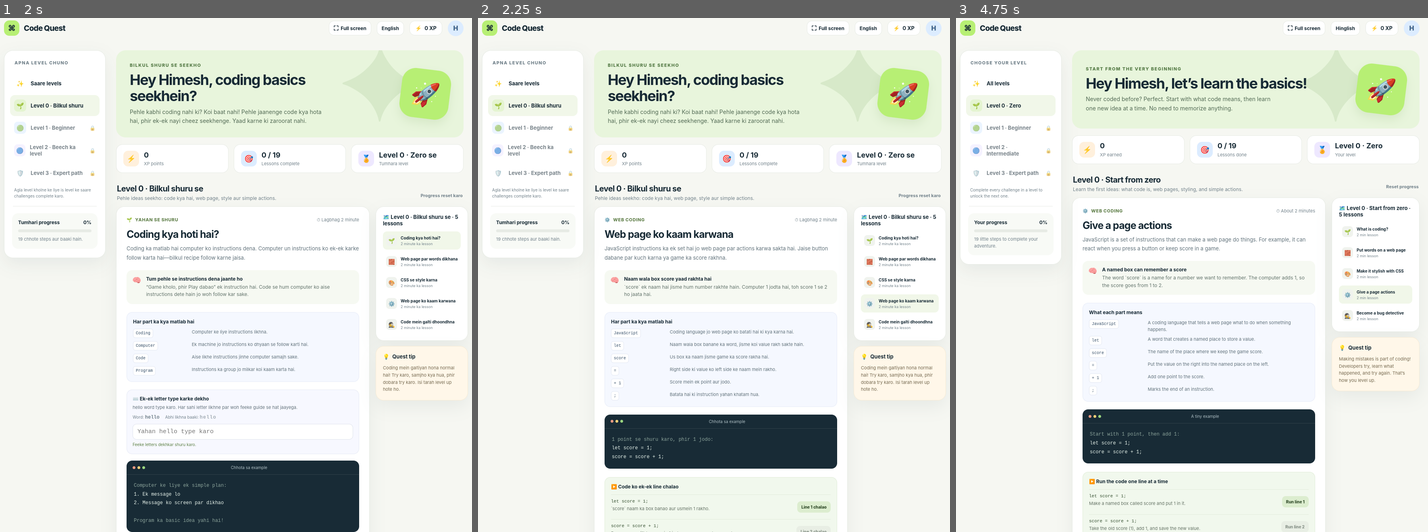
Above: before the commit, frames 1-3 (left to right).
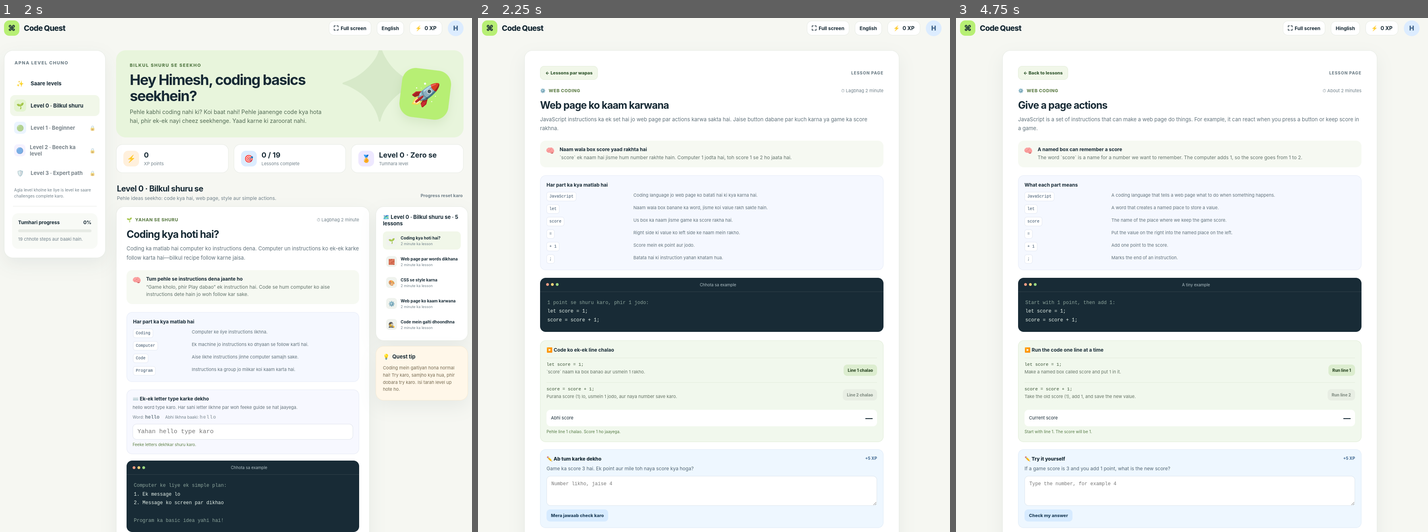
Above: after the commit, the same moments.

Repository: Powerhouse7/himesh-coding-game
Game: browser game, page index.html
Same seed, same stepped clock (60 frames per second), same inputs: the game is played once before the commit and once after it.
Inputs:
- Up to frame 1 (2 s): hold Down 1.03-1.3 s; tap Space at 1.1, 1.6 s; hold Up 1.35-1.65 s; hold Up 1.7-1.93 s; hold Down from 1.98 s (still down)
- Up to frame 2 (2.25 s): keep holding Down; click "⚙️ Web page ko kaam karwana 2…" at 2.02 s; tap Space at 2.1 s
- Up to frame 3 (4.75 s): release Down at 2.32 s; hold Down 2.37-2.63 s; tap Space every 0.5 s from 2.6 to 4.6 s; hold Up 2.68-2.98 s; hold Up 3.03-3.27 s; hold Down 3.32-3.65 s; hold Down 3.7-3.97 s; hold Up 4.02-4.32 s; hold Up 4.37-4.6 s; click "English" at 4.52 s; hold Down from 4.65 s (still down)

Frame 1 is identical in both runs. In frame 2, 30% of the frame differs, in the area x 2-100%, y 6-100%; in frame 3, 29%.

Commit message:
Open lessons in focused page views
Co-authored-by: Copilot App <223556219+Copilot@users.noreply.github.com>

Diff:
--- a/index.html
+++ b/index.html
@@ -89,6 +89,22 @@
     .lesson-layout { display: grid; grid-template-columns: minmax(0, 1fr) 218px; gap: 15px; align-items: start; }
     .lesson-card, .side-card { background: white; border: 1px solid var(--line); border-radius: 20px; box-shadow: var(--shadow); }
     .lesson-card { padding: 25px; }
+    .lesson-page-toolbar { display: none; align-items: center; justify-content: space-between; gap: 12px; margin-bottom: 20px; }
+    .lesson-back-button { padding: 9px 12px; color: #355a32; background: #f1f7e9; border: 1px solid #e2ecd8; border-radius: 10px; cursor: pointer; font-size: 11px; font-weight: 800; }
+    .lesson-back-button:hover { background: #e8f3dc; }
+    .lesson-page-label { color: var(--muted); font-size: 10px; font-weight: 800; letter-spacing: 1px; }
+    .app.lesson-page-mode .layout { grid-template-columns: minmax(0, 1fr); }
+    .app.lesson-page-mode .sidebar,
+    .app.lesson-page-mode .welcome,
+    .app.lesson-page-mode .stats,
+    .app.lesson-page-mode .section-heading,
+    .app.lesson-page-mode .side-column,
+    .app.lesson-page-mode .terminal-section,
+    .app.lesson-page-mode .bottom-note { display: none; }
+    .app.lesson-page-mode .main { width: 100%; max-width: 930px; margin: 0 auto; }
+    .app.lesson-page-mode .lesson-layout { display: block; }
+    .app.lesson-page-mode .lesson-card { padding: clamp(20px, 4vw, 38px); }
+    .app.lesson-page-mode .lesson-page-toolbar { display: flex; }
     .lesson-top { display: flex; justify-content: space-between; align-items: center; gap: 12px; margin-bottom: 14px; }
     .lesson-label { display: inline-flex; align-items: center; gap: 7px; color: #65834f; font-size: 11px; font-weight: 800; letter-spacing: .6px; text-transform: uppercase; }
     .lesson-time { color: var(--muted); font-size: 11px; }
@@ -1403,6 +1419,7 @@
         intermediateTitle: "Level 2 · Intermediate", intermediateDescription: "Bring ideas together with projects, lists, APIs, Git, and databases.",
         expertTitle: "Level 3 · Advanced: safe and ethical security", expertDescription: "Learn networks, permission, and defensive security. These are foundations; expertise takes time and practice. Practice only in a lab or on systems you own or have permission to test.",
         resetConfirm: "Start your learning adventure over? This clears saved XP and completed lessons, but keeps your notes.",
+        lessonPageLabel: "LESSON PAGE", backToLessons: "← Back to lessons",
         fullScreen: "Full screen", exitFullScreen: "Exit full screen", fullScreenHelp: "View full screen (or press F11)", exitFullScreenHelp: "Exit full screen (or press Esc)",
         fullScreenBlocked: "Full screen wasn’t available here. Press F11 to make your browser full screen."
       },
@@ -1476,6 +1493,7 @@
         intermediateTitle: "Level 2 · Beech ka level", intermediateDescription: "Projects, lists, APIs, Git aur databases seekho.",
         expertTitle: "Level 3 · Advanced: safe aur ethical security", expertDescription: "Network, permission aur protection seekho. Yeh shuruaat hai—expert banne ke liye kaafi practice chahiye. Practice sirf lab ya apne/permission wale system par karo.",
         resetConfirm: "Kya tum learning phir se shuru karna chahte ho? Saved XP aur completed lessons clear honge, notes nahi mitenge.",
+        lessonPageLabel: "LESSON PAGE", backToLessons: "← Lessons par wapas",
         fullScreen: "Full screen", exitFullScreen: "Full screen band karo", fullScreenHelp: "Full screen dekho (ya F11 dabao)", exitFullScreenHelp: "Full screen se niklo (ya Esc dabao)",
         fullScreenBlocked: "Yahan full screen nahi khul paayi. Browser ko full screen karne ke liye F11 dabao."
       }
@@ -1506,8 +1524,16 @@
     const levelOrder = ["zero", "beginner", "intermediate", "expert"];
     const saved = loadProgress();
     let language = loadLanguage();
-    let currentId = lessons.find((lesson) => !saved.completed.includes(lesson.id))?.id || lessons[0].id;
-    let activeLevel = lessons.find((lesson) => !saved.completed.includes(lesson.id))?.level || "all";
+    function getLessonRoute() {
+      const match = window.location.hash.match(/^#lesson\/([a-z0-9-]+)$/i);
+      return match ? lessons.find((lesson) => lesson.id === match[1]) || null : null;
+    }
+    const firstUnfinishedLesson = lessons.find((lesson) => !saved.completed.includes(lesson.id));
+    const requestedLesson = getLessonRoute();
+    const initialLesson = requestedLesson && isLevelUnlocked(requestedLesson.level) ? requestedLesson : null;
+    let currentId = initialLesson?.id || firstUnfinishedLesson?.id || lessons[0].id;
+    let activeLevel = initialLesson?.level || firstUnfinishedLesson?.level || "all";
+    let lessonPageOpen = Boolean(initialLesson);
     let answeredCorrectly = saved.completed.includes(currentId);
 
     function loadProgress() {
@@ -1597,7 +1623,12 @@
       const complete = saved.completed.includes(lesson.id);
       const practiceComplete = saved.practiceCompleted.includes(lesson.id);
       const ui = uiText[language];
+      document.title = lessonPageOpen ? `${text.title} — Code Quest` : "Code Quest — Learn by playing";
       document.getElementById("lesson-card").innerHTML = `
+        <div class="lesson-page-toolbar">
+          <button type="button" class="lesson-back-button" id="lesson-back-button">${ui.backToLessons}</button>
+          <span class="lesson-page-label">${ui.lessonPageLabel}</span>
+        </div>
         <div class="lesson-top">
           <span class="lesson-label"><span aria-hidden="true">${lesson.icon}</span> ${text.label}</span>
           <span class="lesson-time">${complete ? `✅ ${ui.lessonComplete}` : `⏱ ${ui.lessonTime}`}</span>
@@ -1675,6 +1706,7 @@
 
       const practiceInput = document.getElementById("practice-input");
       const notesInput = document.getElementById("lesson-notes");
+      document.getElementById("lesson-back-button").addEventListener("click", returnToLessons);
       practiceInput.value = typeof saved.practiceDrafts[lesson.id] === "string" ? saved.practiceDrafts[lesson.id] : "";
       notesInput.value = typeof saved.notes[lesson.id] === "string" ? saved.notes[lesson.id] : "";
       const typingInput = document.getElementById("typing-input");
@@ -1853,11 +1885,35 @@
       selectLesson(next.id, activeLevel === "all");
     }
 
+    function returnToLessons() {
+      window.location.hash = "home";
+      if (window.location.hash === "#home") handleLessonRouteChange();
+    }
+
+    function handleLessonRouteChange() {
+      const routeLesson = getLessonRoute();
+      lessonPageOpen = Boolean(routeLesson && isLevelUnlocked(routeLesson.level));
+      if (lessonPageOpen) {
+        currentId = routeLesson.id;
+        activeLevel = routeLesson.level;
+      }
+      answeredCorrectly = saved.completed.includes(currentId);
+      document.querySelector(".app").classList.toggle("lesson-page-mode", lessonPageOpen);
+      updateLevelButtons();
+      renderStats();
+      renderLesson();
+      window.scrollTo({ top: 0, behavior: "smooth" });
+    }
+
     function selectLesson(id, keepCurrentLevel = false) {
       const selectedLesson = lessons.find((lesson) => lesson.id === id);
       if (!selectedLesson || !isLevelUnlocked(selectedLesson.level)) return;
       currentId = id;
       if (!keepCurrentLevel) activeLevel = selectedLesson.level;
+      lessonPageOpen = true;
+      document.querySelector(".app").classList.add("lesson-page-mode");
+      const lessonHash = `#lesson/${encodeURIComponent(id)}`;
+      if (window.location.hash !== lessonHash) window.location.hash = lessonHash;
       updateLevelButtons();
       answeredCorrectly = saved.completed.includes(id);
       renderStats();
@@ -2248,6 +2304,7 @@
       saved.xp = 0;
       currentId = lessons[0].id;
       activeLevel = "zero";
+      if (lessonPageOpen) window.location.hash = `#lesson/${encodeURIComponent(currentId)}`;
       updateLevelButtons();
       answeredCorrectly = false;
       saveProgress();
@@ -2374,12 +2431,14 @@
     });
 
     document.addEventListener("fullscreenchange", updateFullscreenButton);
+    window.addEventListener("hashchange", handleLessonRouteChange);
     languageToggle.addEventListener("click", () => {
       document.getElementById("fullscreen-status").textContent = "";
     });
     updateLanguage();
     updateFullscreenButton();
     initializePracticeTerminal();
+    document.querySelector(".app").classList.toggle("lesson-page-mode", lessonPageOpen);
     renderStats();
     renderLesson();
   </script>
